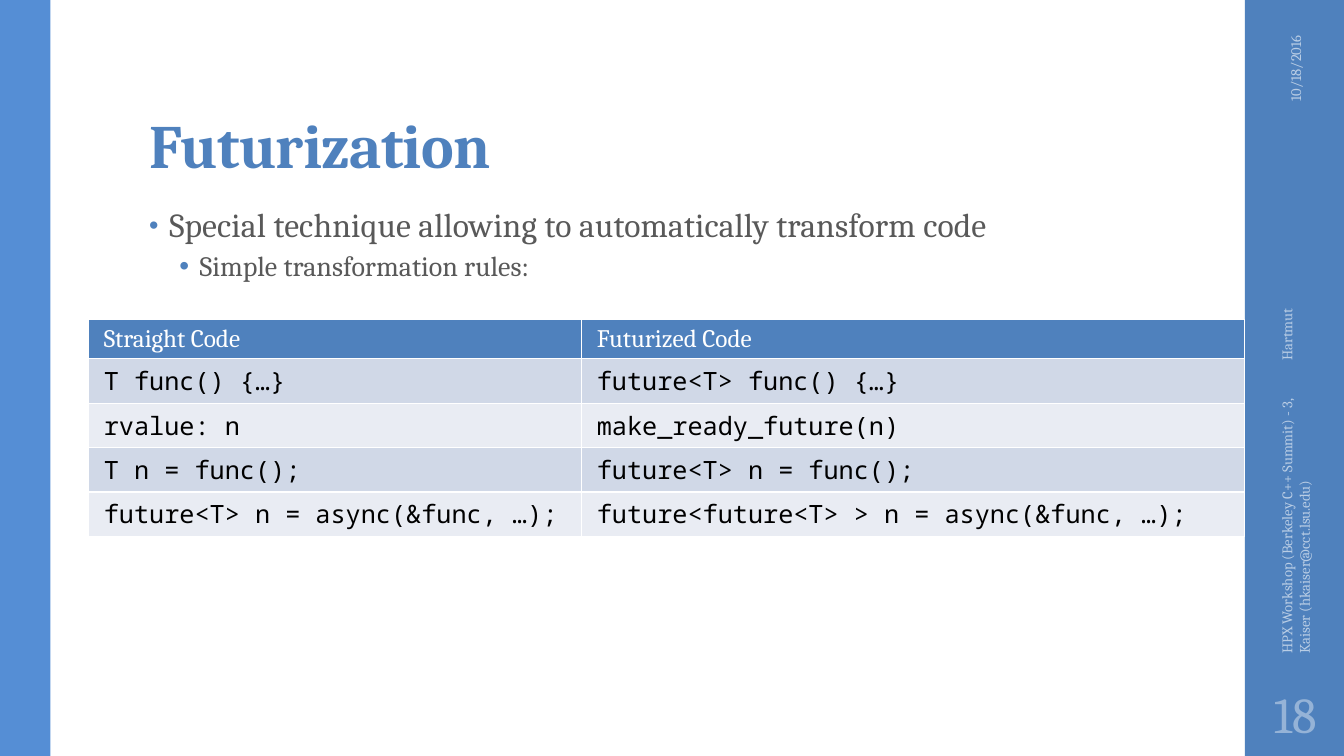
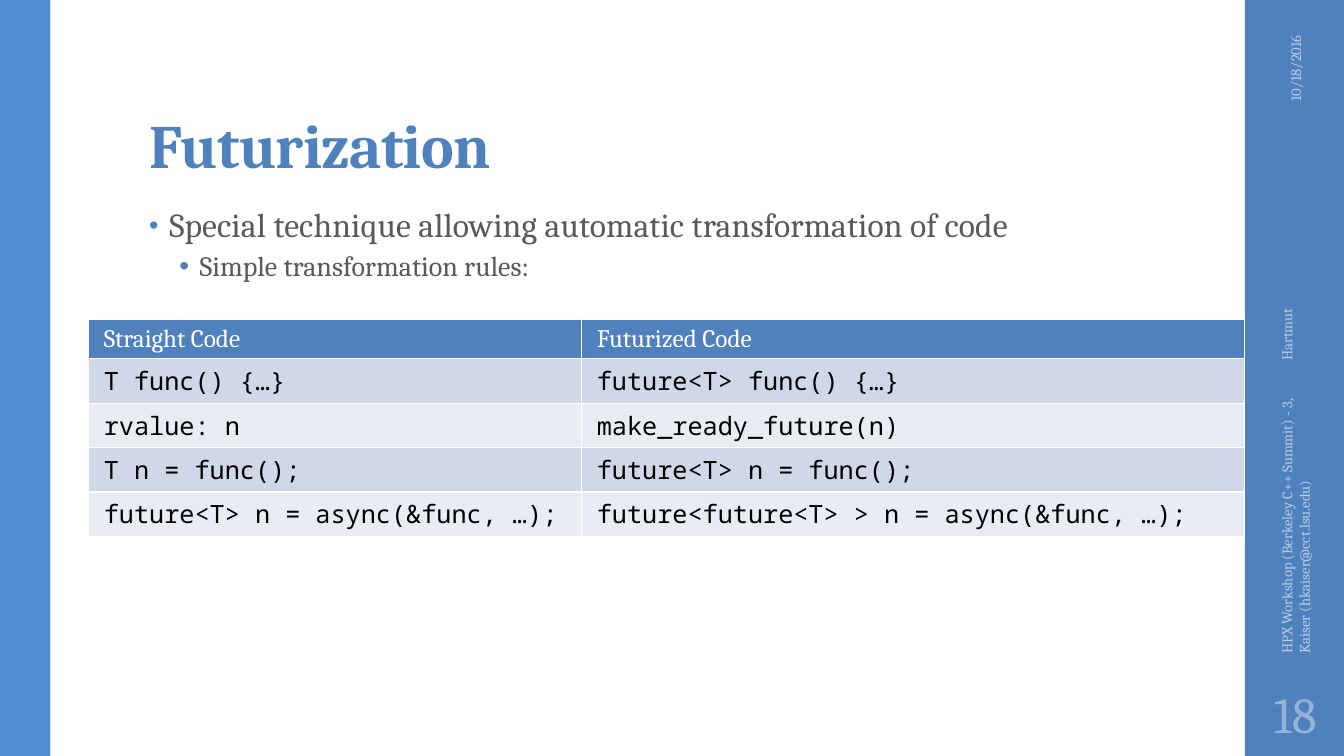
Before and after one commit to STEllAR-GROUP/tutorials, a slide deck: slide 18 of lbl2016/HPX Workshop (Berkeley C++ Summit) - 3.pptx. Drawn at 1344x756 pixels with LibreOffice and Linux fonts; fonts in the diff are those of the drawing; background and template pictures are left out. Boxes give left, top, right and bottom in pixels: in the first picture for what was removed or moved away, otherwise in the second. Text is boxed around its words. In the diff, an @@ line names an element or a change of style, - is before the commit and + after.

```diff
--- a/lbl2016/HPX Workshop (Berkeley C++ Summit) - 3.pptx
+++ b/lbl2016/HPX Workshop (Berkeley C++ Summit) - 3.pptx
@@ text at (169, 213, 1008, 245): text changed @@
-• Special technique allowing to automatically transform code
+• Special technique allowing automatic transformation of code
```
Also in this commit, not shown: 4 other slides changed.
